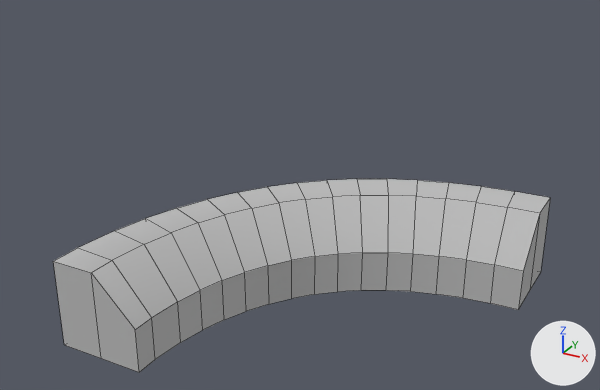
One commit to the OBJ model RB_maya/scenes/LP/outside_bend_LP.obj: the scene before it, then after it.
One viewpoint serves both versions: a 50 mm lens placed at (4.74, -5.29, 4.97), pointed at (0.82, 1.85, 1.4). The lights are fixed; the arrows at lower right show +X, +Y and +Z. Mesh edges are drawn as thin lines. Where no turn or scale is listed for an object, it has been applied to the vertices.

The scene before the commit, as lines of its bpy script (objects in view):
```python
me_outside_bend_lp = bpy.data.meshes.new('outside_bend_LP')
me_outside_bend_lp.from_pydata(...)  # 102 vertices, 100 faces; spans x -1.0..3.0, y 0.0..4.0, z 0.0..1.0
me_outside_bend_lp.materials.append(mat_initialshadinggroup)  # grey #bcbcbc
ob_outside_bend_lp = bpy.data.objects.new('outside_bend_LP', me_outside_bend_lp)
ob_outside_bend_lp.location = (0.0, 0.0, 0.0)
```
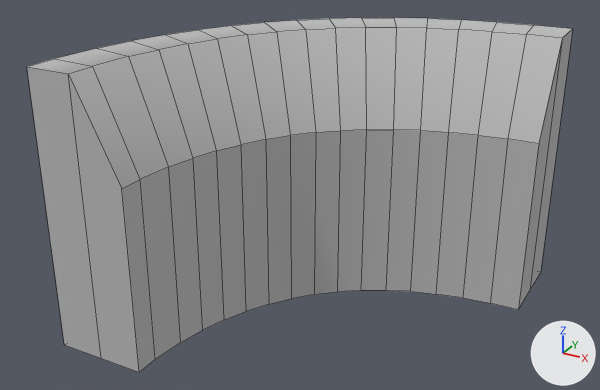
Edits to the bpy script that builds the scene:
```text
Change me_outside_bend_lp:
    where me_outside_bend_lp.from_pydata(...)  # 102 vertices, 100 faces; spans x -1.0..3.0, y 0.0..4.0, z 0.0..1.0
    used by ob_outside_bend_lp; location = (0.0, 0.0, 0.0)
    me_outside_bend_lp part 1: all 51 vertices in x -1.0..3.0, y 0.0..4.0, z 0.5..1.0 are scaled about their middle by (1, 1, 2), then moved by (0.0, 0.0, 1.75)
```

Location of each change, (x1, y1, x2, y2) in pixels of the pictures (600 x 390 px):
'outside_bend_LP', reshaped (10% wider, 83% taller): before (53, 179, 550, 372); after (27, 18, 573, 372)
